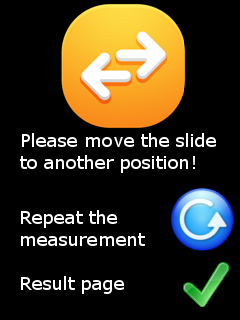
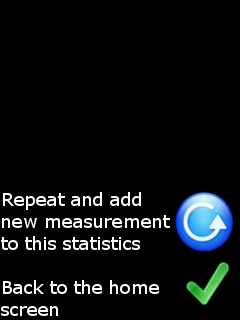
Revision of a layered w=240, h=320 image; what changed, layer by layer:
renamed "Repeat the ..." to "Repeat and add ...", painted on it over (1, 192, 170, 316)
removed layer "Couting cells..." over (20, 133, 216, 173)
removed layer "Réteg" over (60, 3, 186, 129)
painted on "Háttér" over (170, 187, 234, 307)
